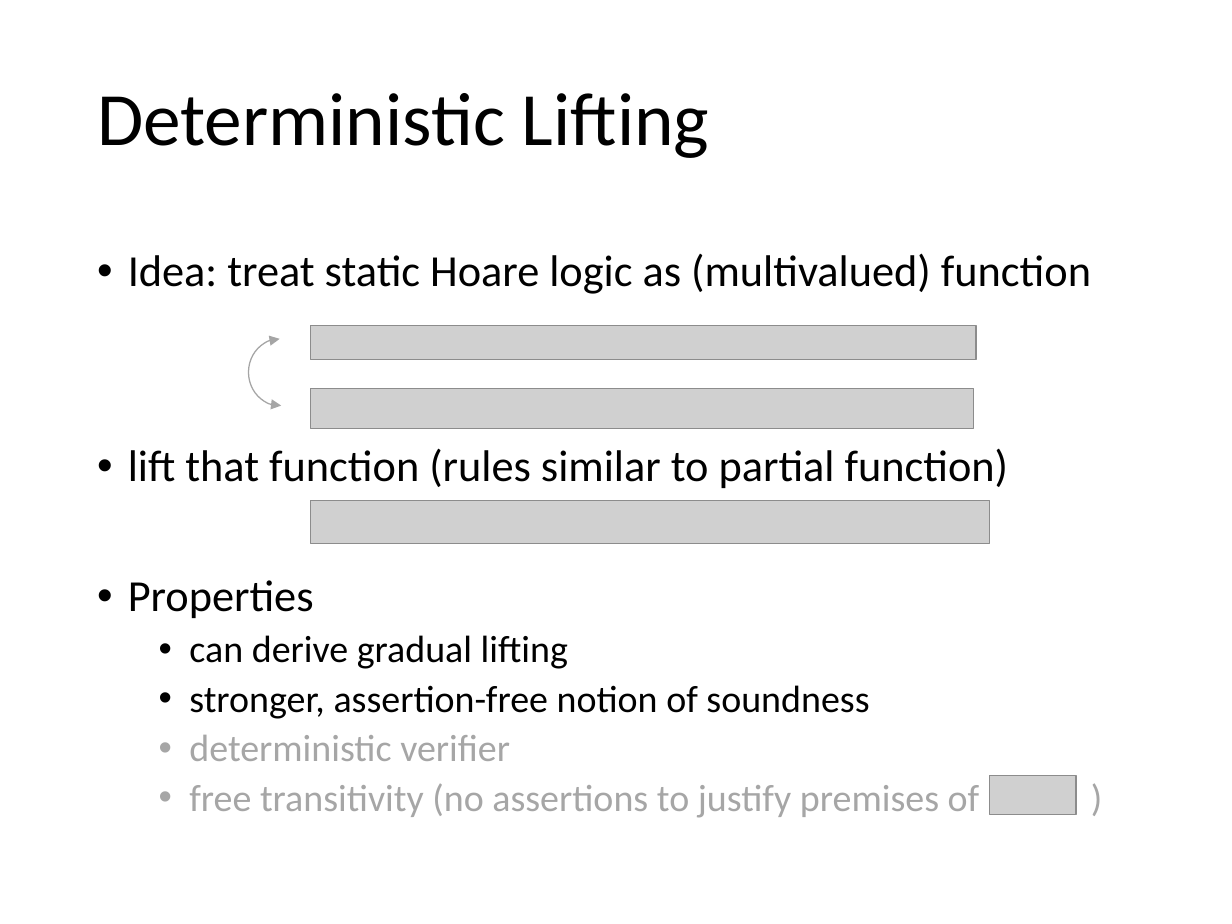
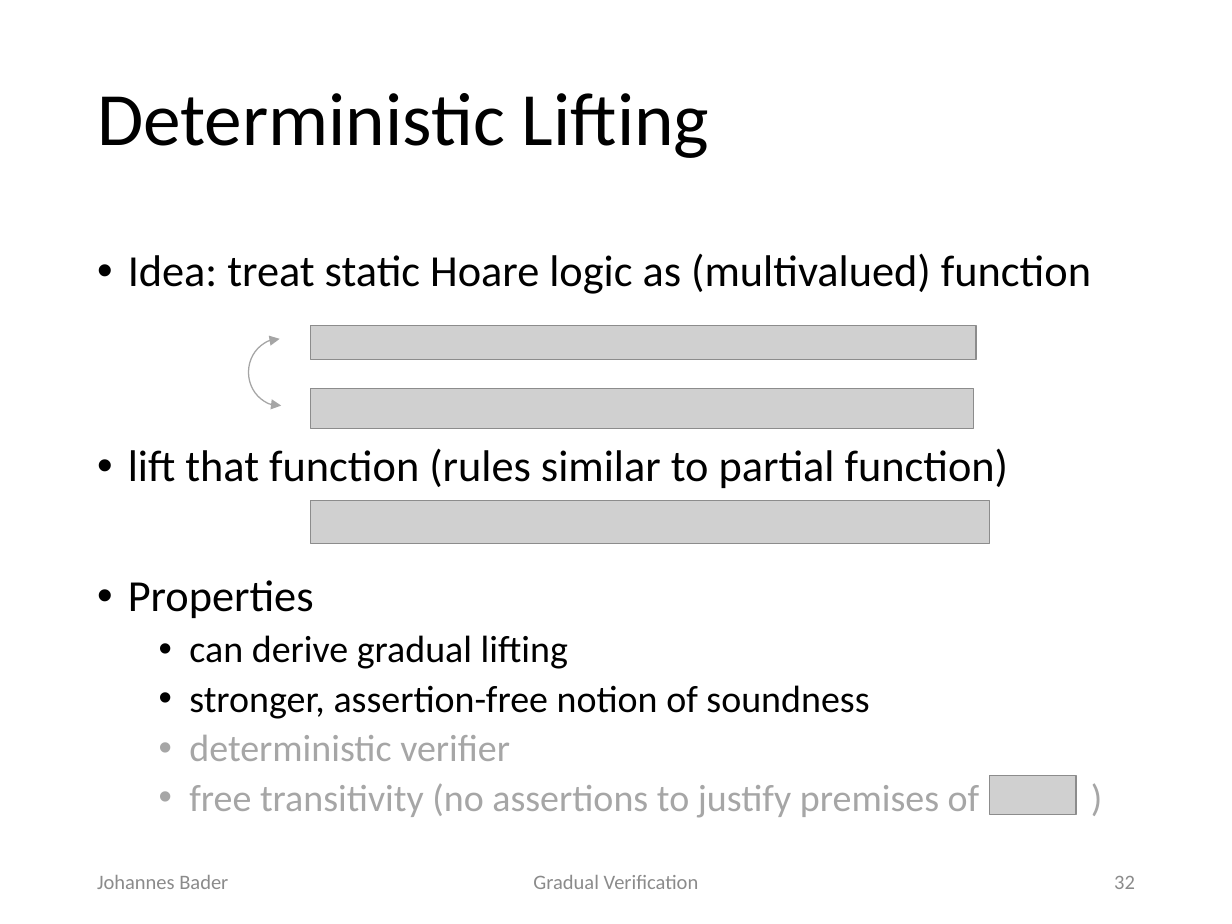
Before and after one commit to olydis/GradVerThesis, a slide deck: slide 32 of presentation/PLunch.pptm (slide 31 before the commit). Drawn at 1232x924 pixels with LibreOffice and Linux fonts; fonts in the diff are those of the drawing; grey boxes stand for pictures. Boxes give left, top, right and bottom in pixels: in the first picture for what was removed or moved away, otherwise in the second. Text is boxed around its words. In the diff, an @@ line names an element or a change of style, - is before the commit and + after.

```diff
--- a/presentation/PLunch.pptm
+++ b/presentation/PLunch.pptm
@@ text added at [97,875,228,889], 12 pt, text #8C8C8C @@
+Johannes Bader
@@ text added at [533,875,699,889], 12 pt, text #8C8C8C @@
+Gradual Verification
@@ page number added at [1114,876,1135,889], 12 pt, text #8C8C8C @@
+32
```
Also in this commit, not shown: 39 other slides changed, 5 slides added, 4 slides removed.
